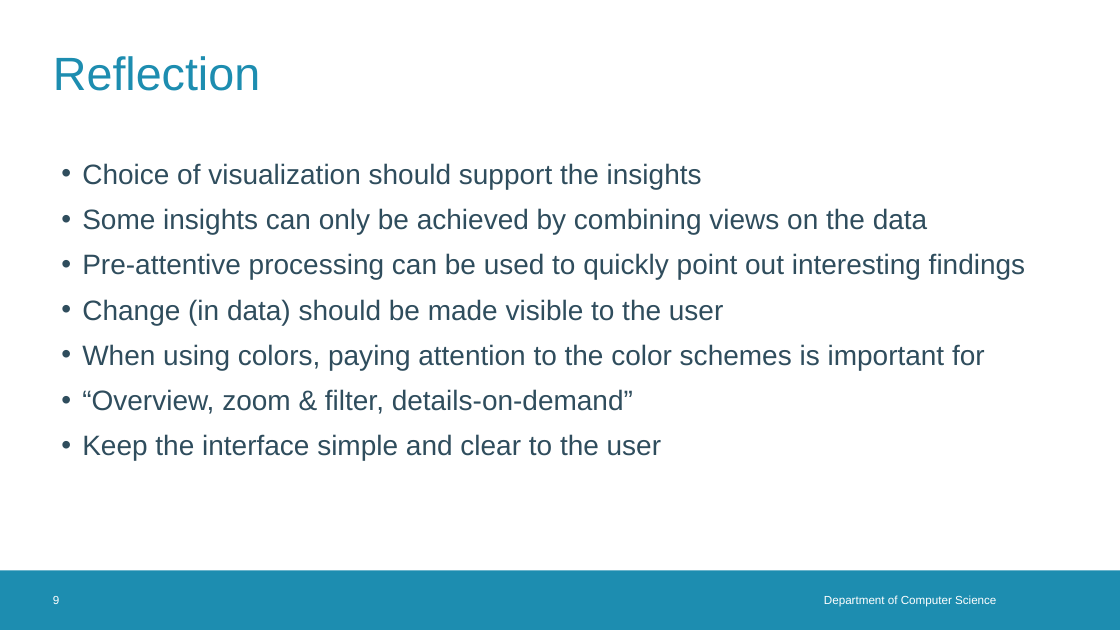
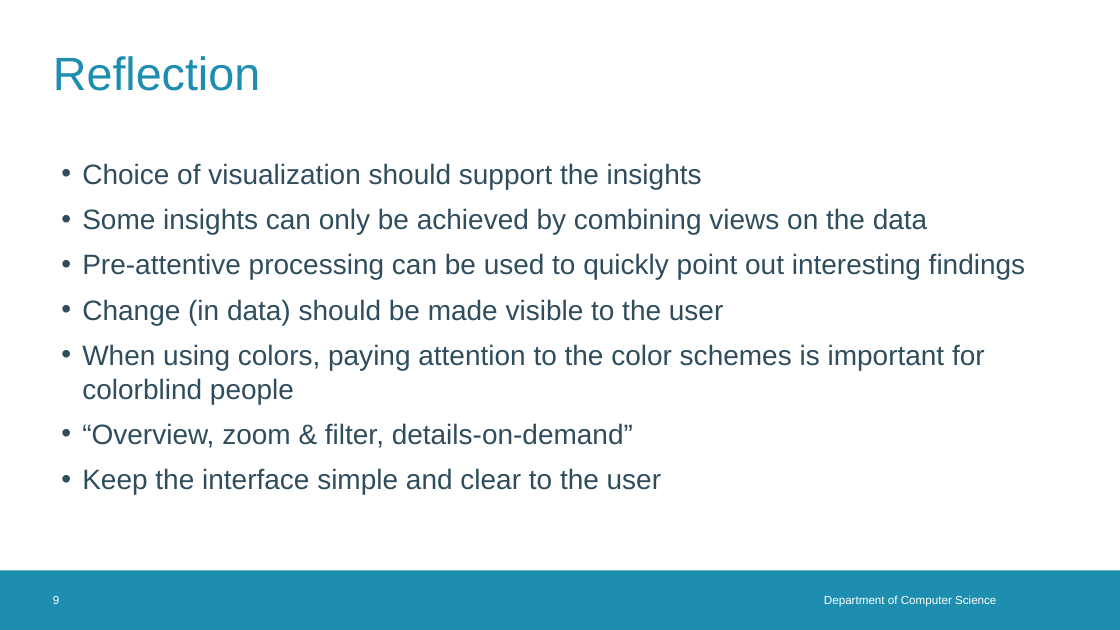
Before and after one commit to MidasLamb/IV, a slide deck: slide 9 of Presentations/info final presentation.pptx. Drawn at 1120x630 pixels with LibreOffice and Linux fonts; fonts in the diff are those of the drawing; background and template pictures are left out. Boxes give left, top, right and bottom in pixels: in the first picture for what was removed or moved away, otherwise in the second. Text is boxed around its words. In the diff, an @@ line names an element or a change of style, - is before the commit and + after.

Commit message:
Added popup and typo in presentation

```diff
--- a/Presentations/info final presentation.pptx
+++ b/Presentations/info final presentation.pptx
@@ text at <box>82,344,985,404</box>: text changed @@
-• When using colors, paying attention to the color schemes is important for
+• When using colors, paying attention to the color schemes is important for colorblind people
```
Also in this commit, not shown: 1 other file.
